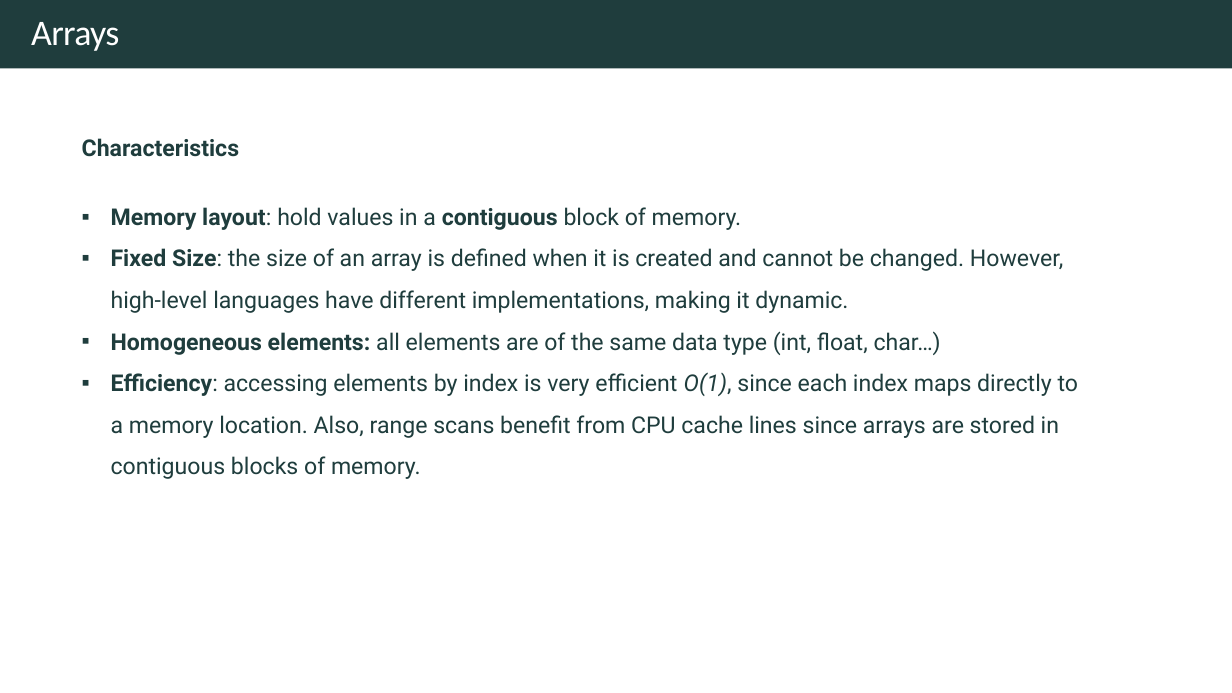
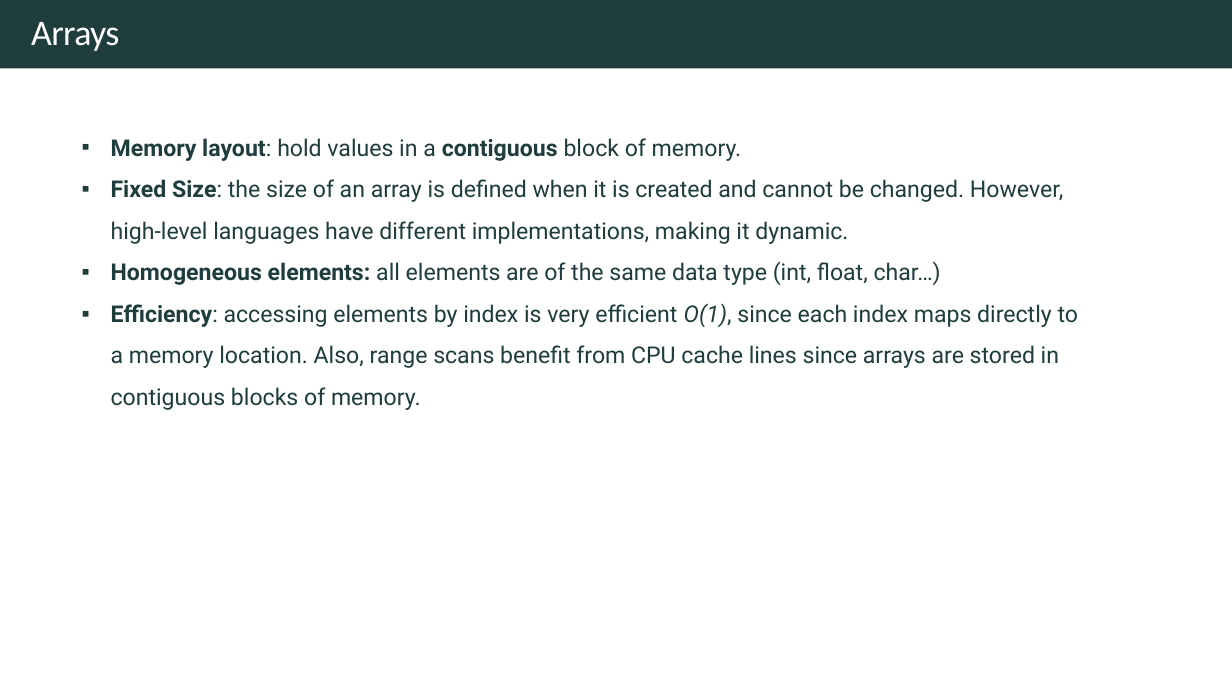
Before and after one commit to rfdavid/coding-interview-handbook-cpp, a slide deck: slide 24 of Algorithm and problem Solving Cheatsheet.pptm (slide 25 before the commit). Drawn at 1232x693 pixels with LibreOffice and Linux fonts; fonts in the diff are those of the drawing. Boxes give left, top, right and bottom in pixels: in the first picture for what was removed or moved away, otherwise in the second. Text is boxed around its words. In the diff, an @@ line names an element or a change of style, - is before the commit and + after.

```diff
--- a/Algorithm and problem Solving Cheatsheet.pptm
+++ b/Algorithm and problem Solving Cheatsheet.pptm
@@ text at [82,138,239,157]: paragraph removed @@
-Characteristics
```
Also in this commit, not shown: 13 other slides changed, 6 slides added, 2 slides removed, 16 other files.
